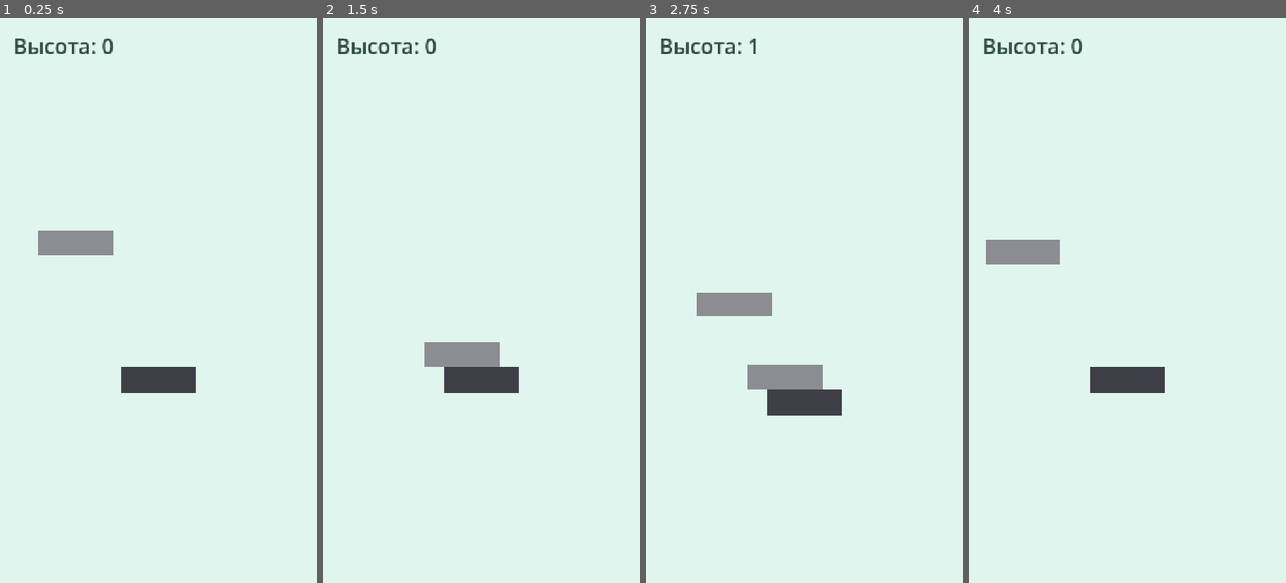
Above: before the commit, frames 1-4 (left to right).
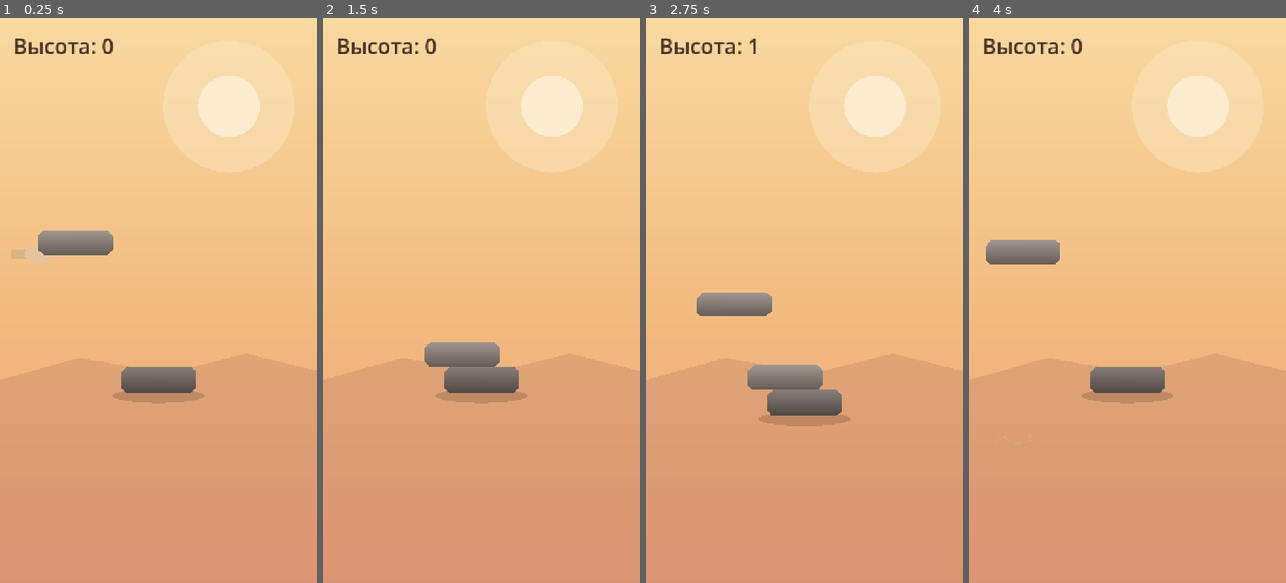
Above: after the commit, the same moments.

Repository: Babaika8/balance-tower
Game: Godot game, scene res://main.tscn
Two runs of this game, one before a commit and one after it. Both use one fixed random seed, a clock stepped at 60 frames per second and the inputs below.
Inputs (mouse positions are in pixels of both pictures, inside the frame that each line leads up to):
- Up to frame 1 (0.25 s): no input
- Up to frame 2 (1.5 s): tap Enter at 0.5 s; move the mouse to (551, 272) at 0.52 s; click (551, 272) at 0.67 s; tap Space at 0.77 s; move the mouse to (418, 328) at 1.27 s; click (418, 328) at 1.42 s
- Up to frame 3 (2.75 s): tap Space at 1.52 s; move the mouse to (836, 176) at 2.02 s; click (836, 176) at 2.17 s
- Up to frame 4 (4 s): move the mouse to (1111, 413) at 2.77 s; click (1111, 413) at 2.92 s; tap Space at 3.02, 3.77 s; move the mouse to (1222, 385) at 3.52 s; click (1222, 385) at 3.67 s

The runs differ from the first frame. In frame 1, 99% of the frame differs, in the area x 0-100%, y 0-100%; in frame 2, 99%; in frame 3, 99%; in frame 4, 100%.

Commit message:
Visual pass: warm-dawn theme (gradient sky, sun, hills, rock stones, hand carrier, dust)
Co-Authored-By: Claude Opus 4.8 <noreply@anthropic.com>

Diff:
--- a/game.gd
+++ b/game.gd
@@ -1,10 +1,11 @@
 extends Node2D
 
-# Balance Tower — игровое ядро (тема "Камни", прототип на заглушках).
-# Носитель ездит влево-вправо, по тапу роняет камень. Настоящая физика:
-# кривая укладка кренит башню, а сильный перекос её роняет.
+# Balance Tower — игровое ядро (тема "Камни", стилизация "тёплый рассвет").
+# Носитель-рука возит камень, по тапу роняет его на башню. Настоящая физика:
+# кривая укладка кренит башню, сильный перекос её роняет.
 
 const SCREEN_W := 720.0
+const SCREEN_H := 1280.0
 const STONE_SIZE := Vector2(170, 56)
 const CARRIER_GAP := 280.0      # на сколько выше вершины висит носитель
 const MARGIN := 90.0            # границы движения носителя по горизонтали
@@ -31,14 +32,63 @@
 var camera: Camera2D
 var score_label: Label
 var msg_label: Label
+var dust: CPUParticles2D
 
 func _ready() -> void:
 	randomize()
+	_setup_background()
 	_setup_camera()
 	_setup_ui()
 	_setup_pedestal()
+	_setup_dust()
 	camera.position.y = top_y - 150.0
 	_spawn_carrier()
+
+# ---------- Сцена / окружение ----------
+
+func _setup_background() -> void:
+	var layer := CanvasLayer.new()
+	layer.layer = -10
+	add_child(layer)
+
+	var g := Gradient.new()
+	g.offsets = PackedFloat32Array([0.0, 0.55, 1.0])
+	g.colors = PackedColorArray([
+		Color("F8D9A0"), Color("F2B97E"), Color("E89B79"),
+	])
+	var tex := GradientTexture2D.new()
+	tex.gradient = g
+	tex.fill_from = Vector2(0, 0)
+	tex.fill_to = Vector2(0, 1)
+	tex.width = int(SCREEN_W)
+	tex.height = int(SCREEN_H)
+	var sky := TextureRect.new()
+	sky.texture = tex
+	sky.position = Vector2.ZERO
+	sky.size = Vector2(SCREEN_W, SCREEN_H)
+	layer.add_child(sky)
+
+	# Солнце с мягким ореолом.
+	var halo := Polygon2D.new()
+	halo.polygon = _circle_polygon(150.0, 28)
+	halo.color = Color(0.99, 0.93, 0.81, 0.35)
+	halo.position = Vector2(520, 200)
+	layer.add_child(halo)
+	var sun := Polygon2D.new()
+	sun.polygon = _circle_polygon(70.0, 28)
+	sun.color = Color("FCEBCF")
+	sun.position = Vector2(520, 200)
+	layer.add_child(sun)
+
+	# Дальние холмы.
+	var hills := Polygon2D.new()
+	hills.polygon = PackedVector2Array([
+		Vector2(0, 820), Vector2(180, 770), Vector2(380, 805),
+		Vector2(560, 760), Vector2(SCREEN_W, 800),
+		Vector2(SCREEN_W, SCREEN_H), Vector2(0, SCREEN_H),
+	])
+	hills.color = Color(0.79, 0.55, 0.42, 0.45)
+	layer.add_child(hills)
 
 func _setup_camera() -> void:
 	camera = Camera2D.new()
@@ -52,14 +102,14 @@
 	score_label = Label.new()
 	score_label.position = Vector2(30, 30)
 	score_label.add_theme_font_size_override("font_size", 48)
-	score_label.add_theme_color_override("font_color", Color(0.18, 0.3, 0.27))
+	score_label.add_theme_color_override("font_color", Color("4A3326"))
 	layer.add_child(score_label)
 	msg_label = Label.new()
 	msg_label.position = Vector2(0, 460)
 	msg_label.size = Vector2(SCREEN_W, 300)
 	msg_label.horizontal_alignment = HORIZONTAL_ALIGNMENT_CENTER
 	msg_label.add_theme_font_size_override("font_size", 44)
-	msg_label.add_theme_color_override("font_color", Color(0.5, 0.15, 0.15))
+	msg_label.add_theme_color_override("font_color", Color("7A2218"))
 	msg_label.visible = false
 	layer.add_child(msg_label)
 	_update_score()
@@ -73,21 +123,43 @@
 	rect.size = Vector2(STONE_SIZE.x, 60.0)
 	shape.shape = rect
 	ped.add_child(shape)
-	var vis := Polygon2D.new()
-	vis.polygon = _rect_polygon(Vector2(STONE_SIZE.x, 60.0))
-	vis.color = Color(0.25, 0.25, 0.28)
-	ped.add_child(vis)
+	# Тень под башней (в мире, у земли).
+	var shadow := Polygon2D.new()
+	shadow.polygon = _ellipse_polygon(STONE_SIZE.x * 0.62, 16.0, 24)
+	shadow.color = Color(0.32, 0.2, 0.14, 0.22)
+	shadow.position = Vector2(0, 36)
+	ped.add_child(shadow)
+	_add_rock_visual(ped, Vector2(STONE_SIZE.x, 60.0), Color("6E635C"))
 	add_child(ped)
 	ground_top_y = pedestal_y - 30.0
 	top_y = ground_top_y
 
+func _setup_dust() -> void:
+	dust = CPUParticles2D.new()
+	dust.emitting = false
+	dust.one_shot = true
+	dust.explosiveness = 0.9
+	dust.amount = 16
+	dust.lifetime = 0.7
+	dust.direction = Vector2(0, -1)
+	dust.spread = 75.0
+	dust.initial_velocity_min = 40.0
+	dust.initial_velocity_max = 130.0
+	dust.gravity = Vector2(0, 320)
+	dust.scale_amount_min = 2.0
+	dust.scale_amount_max = 4.5
+	dust.color = Color(0.83, 0.69, 0.52, 0.85)
+	add_child(dust)
+
+# ---------- Игровой цикл ----------
+
 func _spawn_carrier() -> void:
 	carrier = Node2D.new()
 	carrier.position = Vector2(MARGIN, top_y - CARRIER_GAP)
-	var prev := Polygon2D.new()
-	prev.polygon = _rect_polygon(STONE_SIZE)
-	prev.color = _stone_color()
-	carrier.add_child(prev)
+	var color := _stone_color()
+	carrier.set_meta("stone_color", color)
+	_add_hand(carrier, STONE_SIZE)
+	_add_rock_visual(carrier, STONE_SIZE, color)
 	add_child(carrier)
 	carrier_dir = 1.0
 	state = State.WAITING
@@ -142,6 +214,7 @@
 		_restart()
 
 func _drop() -> void:
+	var color: Color = carrier.get_meta("stone_color")
 	var stone := RigidBody2D.new()
 	stone.position = carrier.position
 	var shape := CollisionShape2D.new()
@@ -149,10 +222,7 @@
 	rect.size = STONE_SIZE
 	shape.shape = rect
 	stone.add_child(shape)
-	var vis := Polygon2D.new()
-	vis.polygon = _rect_polygon(STONE_SIZE)
-	vis.color = (carrier.get_child(0) as Polygon2D).color
-	stone.add_child(vis)
+	_add_rock_visual(stone, STONE_SIZE, color)
 	var mat := PhysicsMaterial.new()
 	mat.friction = 0.9
 	mat.bounce = 0.0
@@ -171,6 +241,7 @@
 func _on_settled() -> void:
 	var st := current_stone
 	st.set_meta("rest_y", st.global_position.y)
+	_puff(Vector2(st.global_position.x, st.global_position.y + STONE_SIZE.y / 2.0))
 	var new_top := st.global_position.y - STONE_SIZE.y / 2.0
 	if new_top < top_y:
 		top_y = new_top
@@ -181,6 +252,8 @@
 
 func _game_over() -> void:
 	state = State.GAME_OVER
+	if is_instance_valid(current_stone):
+		_puff(current_stone.global_position)
 	msg_label.text = "Башня упала!\nВысота: %d\n\nТап — заново" % score
 	msg_label.visible = true
 
@@ -203,14 +276,75 @@
 func _update_score() -> void:
 	score_label.text = "Высота: %d" % score
 
+func _puff(at: Vector2) -> void:
+	dust.global_position = at
+	dust.restart()
+	dust.emitting = true
+
+# ---------- Рисование (заглушки векторной графикой) ----------
+
+func _add_rock_visual(parent: Node, size: Vector2, base: Color) -> void:
+	var poly := _rock_polygon(size)
+	var p := Polygon2D.new()
+	p.polygon = poly
+	var top := base.lightened(0.18)
+	var bot := base.darkened(0.28)
+	var cols := PackedColorArray()
+	for v in poly:
+		var t: float = clamp(v.y / size.y + 0.5, 0.0, 1.0)
+		cols.append(top.lerp(bot, t))
+	p.vertex_colors = cols
+	parent.add_child(p)
+
+func _add_hand(parent: Node, size: Vector2) -> void:
+	var skin := Color("E8C49C")
+	var skin_d := Color("D8B488")
+	var wrist := Polygon2D.new()
+	wrist.polygon = _rect_polygon(Vector2(54, 20))
+	wrist.color = skin_d
+	wrist.position = Vector2(-size.x * 0.5 - 36, size.y * 0.45)
+	parent.add_child(wrist)
+	var palm := Polygon2D.new()
+	palm.polygon = _ellipse_polygon(34, 22, 18)
+	palm.color = skin
+	palm.position = Vector2(-size.x * 0.5 + 2, size.y * 0.45)
+	parent.add_child(palm)
+
+func _rock_polygon(size: Vector2) -> PackedVector2Array:
+	var hw := size.x / 2.0
+	var hh := size.y / 2.0
+	var c := minf(hw, hh) * 0.45    # срез углов под валун
+	var j := minf(hw, hh) * 0.12    # лёгкая неровность
+	return PackedVector2Array([
+		Vector2(-hw + c + randf_range(-j, j), -hh),
+		Vector2(hw - c + randf_range(-j, j), -hh),
+		Vector2(hw, -hh + c + randf_range(-j, j)),
+		Vector2(hw, hh - c + randf_range(-j, j)),
+		Vector2(hw - c + randf_range(-j, j), hh),
+		Vector2(-hw + c + randf_range(-j, j), hh),
+		Vector2(-hw, hh - c + randf_range(-j, j)),
+		Vector2(-hw, -hh + c + randf_range(-j, j)),
+	])
+
+func _circle_polygon(r: float, segments: int) -> PackedVector2Array:
+	var pts := PackedVector2Array()
+	for i in segments:
+		var a := TAU * float(i) / float(segments)
+		pts.append(Vector2(cos(a) * r, sin(a) * r))
+	return pts
+
+func _ellipse_polygon(rx: float, ry: float, segments: int) -> PackedVector2Array:
+	var pts := PackedVector2Array()
+	for i in segments:
+		var a := TAU * float(i) / float(segments)
+		pts.append(Vector2(cos(a) * rx, sin(a) * ry))
+	return pts
+
 func _stone_color() -> Color:
-	var grays := [
-		Color(0.45, 0.45, 0.48),
-		Color(0.55, 0.55, 0.58),
-		Color(0.38, 0.38, 0.42),
-		Color(0.6, 0.58, 0.55),
+	var tones := [
+		Color("9A8F86"), Color("8C8178"), Color("A79B8E"), Color("7E736B"),
 	]
-	return grays[randi() % grays.size()]
+	return tones[randi() % tones.size()]
 
 func _rect_polygon(size: Vector2) -> PackedVector2Array:
 	var hw := size.x / 2.0
--- a/project.godot
+++ b/project.godot
@@ -1,3 +1,11 @@
+; Engine configuration file.
+; It's best edited using the editor UI and not directly,
+; since the parameters that go here are not all obvious.
+;
+; Format:
+;   [section] ; section goes between []
+;   param=value ; assign values to parameters
+
 config_version=5
 
 [application]
@@ -11,7 +19,6 @@
 window/size/viewport_width=720
 window/size/viewport_height=1280
 window/stretch/mode="canvas_items"
-window/stretch/aspect="keep"
 
 [rendering]
 
Not shown, added: game.gd.uid
